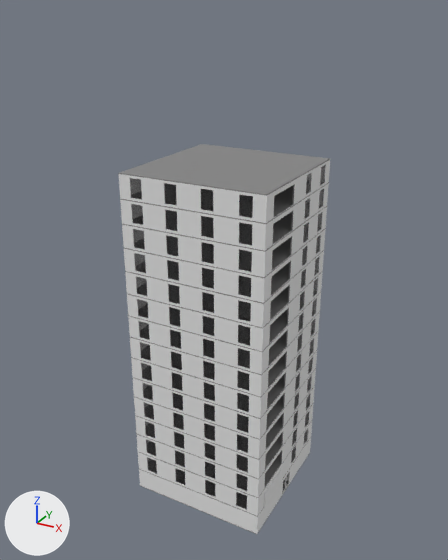
The Blender file simple-block-of-flats.blend: old version first, new version second.
Rendered twice from a 50 mm lens placed at (29.9, -55.6, 53.9), pointed at (-0.4, -0.4, 26.4). Arrows for +X, +Y and +Z are at lower left; the lights stay in place.

Before the edit, the objects in view are built like this:
```python
me_cube_014 = bpy.data.meshes.new('Cube.014')
me_cube_014.from_pydata(...)  # 49 vertices, 38 faces; spans x -8.0..8.0, y -8.0..8.0, z -0.1..2.6
# faces by material slot: [26, 12]
me_cube_014.materials.append(mat_wallmaterial_001)  # white #e7e7e7
me_cube_014.materials.append(mat_floormaterial_002)  # grey #8b8b8b
me_cube_018 = bpy.data.meshes.new('Cube.018')
me_cube_018.from_pydata(...)  # a box spanning x -1.0..1.0, y -1.0..1.0, z -1.0..1.0
me_plane_007 = bpy.data.meshes.new('Plane.007')
me_plane_007.from_pydata(...)  # 241 vertices, 154 faces; spans x -8.0..8.0, y -8.0..8.0, z -2.5..0.1
# faces by material slot: [10, 72, 72]
me_plane_007.materials.append(mat_floormaterial_003)  # grey #8b8b8b
me_plane_007.materials.append(mat_wallmaterial_001)  # white #e7e7e7
me_plane_007.materials.append(mat_glass_001)
ob_cube = bpy.data.objects.new('Cube', me_cube_018)
ob_cube.location = (7.9, -4.1, 3.8)
ob_cube.scale = (0.246, 2.32, 1.0)
ob_floor_0 = bpy.data.objects.new('Floor-0', me_cube_014)
ob_floor_0.location = (0.0, 0.0, 0.1)
ob_floor_1 = bpy.data.objects.new('Floor-1', me_plane_007)
ob_floor_1.location = (0.0, 0.0, 5.2)
_m = ob_floor_1.modifiers.new('Array', 'ARRAY')
_m.count = 14
_m.use_constant_offset = True
_m.constant_offset_displace = (0.0, 0.0, 2.6)
_m.use_relative_offset = False
```
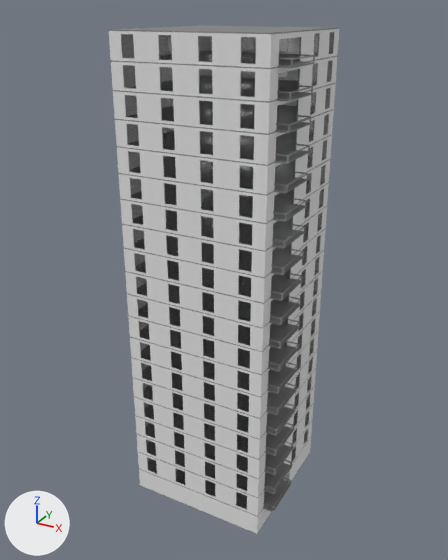
Commit message: Finished block of flats

The change, as a list of edits to the scene's bpy script:
```text
Add mat_lampmateria:
    mat_lampmateria = emission_material('LampMateria')
    mat_lampmateria.base_color = (0.8, 0.8, 0.8)  # white #e7e7e7
    mat_lampmateria.strength = 100.0
Change me_plane_007:
    used by ob_floor_1; location = (0.0, 0.0, 5.2)
    remove me_plane_007.from_pydata(...)  # 241 vertices, 154 faces; spans x -8.0..8.0, y -8.0..8.0, z -2.5..0.1
    remove me_plane_007.materials.append(mat_floormaterial_003)  # grey #8b8b8b
    add me_plane_007.from_pydata(...)  # 2175 vertices, 2088 faces; spans x -8.0..9.3, y -8.0..8.0, z -2.6..0.1
    me_plane_007 part 1: a new loose piece of 1408 vertices spanning x 8.0..9.3, y -6.6..-1.6, z -2.4..-1.8, in mat_floormaterial_002 (grey #8b8b8b)
    me_plane_007 part 2: a new loose piece of 44 vertices spanning x 8.0..9.3, y -6.6..-1.6, z -2.6..-2.4, in mat_floormaterial_002 (grey #8b8b8b)
    add me_plane_007.materials.append(mat_floormaterial_002)  # grey #8b8b8b
    add me_plane_007.materials.append(mat_lampmateria)  # white #e7e7e7
Remove ob_cube:
    ob_cube = bpy.data.objects.new('Cube', me_cube_018)
    ob_cube.location = (7.9, -4.1, 3.8)
    ob_cube.scale = (0.246, 2.32, 1.0)
Change ob_floor_1:
    where _m = ob_floor_1.modifiers.new('Array', 'ARRAY')
    _m.count: 14 -> 19
```

Pixel boxes (x1, y1, x2, y2) of what changed, in the pictures (448 x 560 px):
'Floor-1', reshaped, modifiers changed (8% wider, 32% taller): before (118, 144, 330, 516); after (109, 25, 339, 516)
'Cube', deleted: before (264, 467, 283, 506)
part 1 of me_plane_007, added: after (263, 54, 315, 511)
part 2 of me_plane_007, added: after (263, 61, 315, 512)
